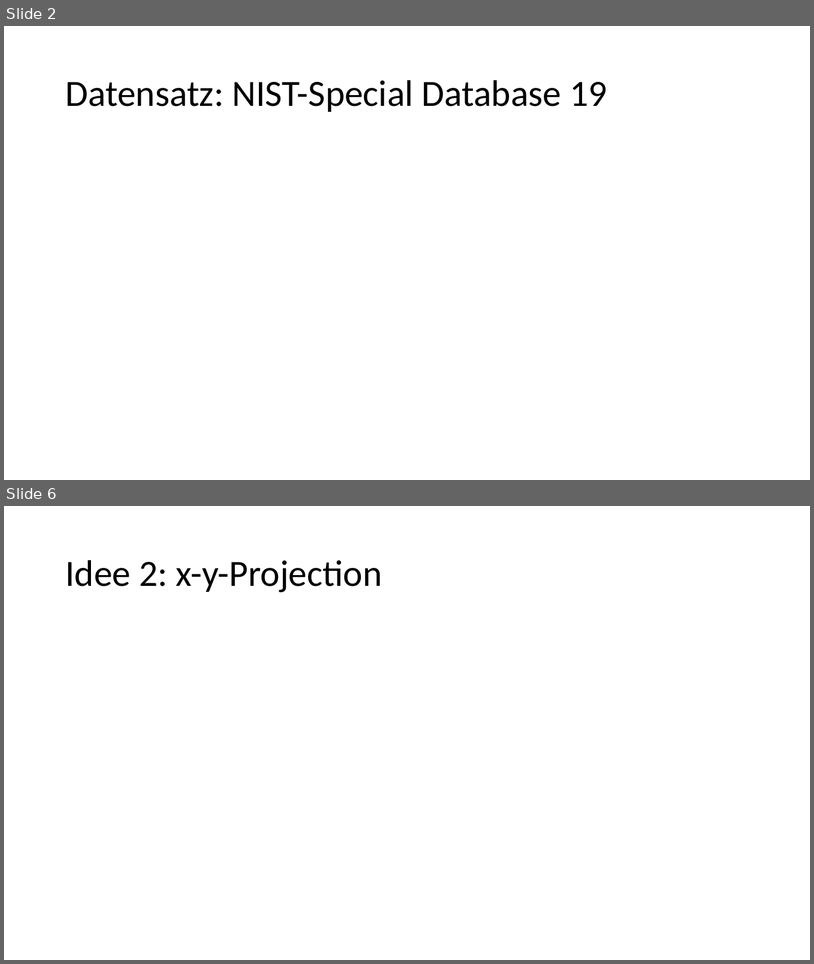
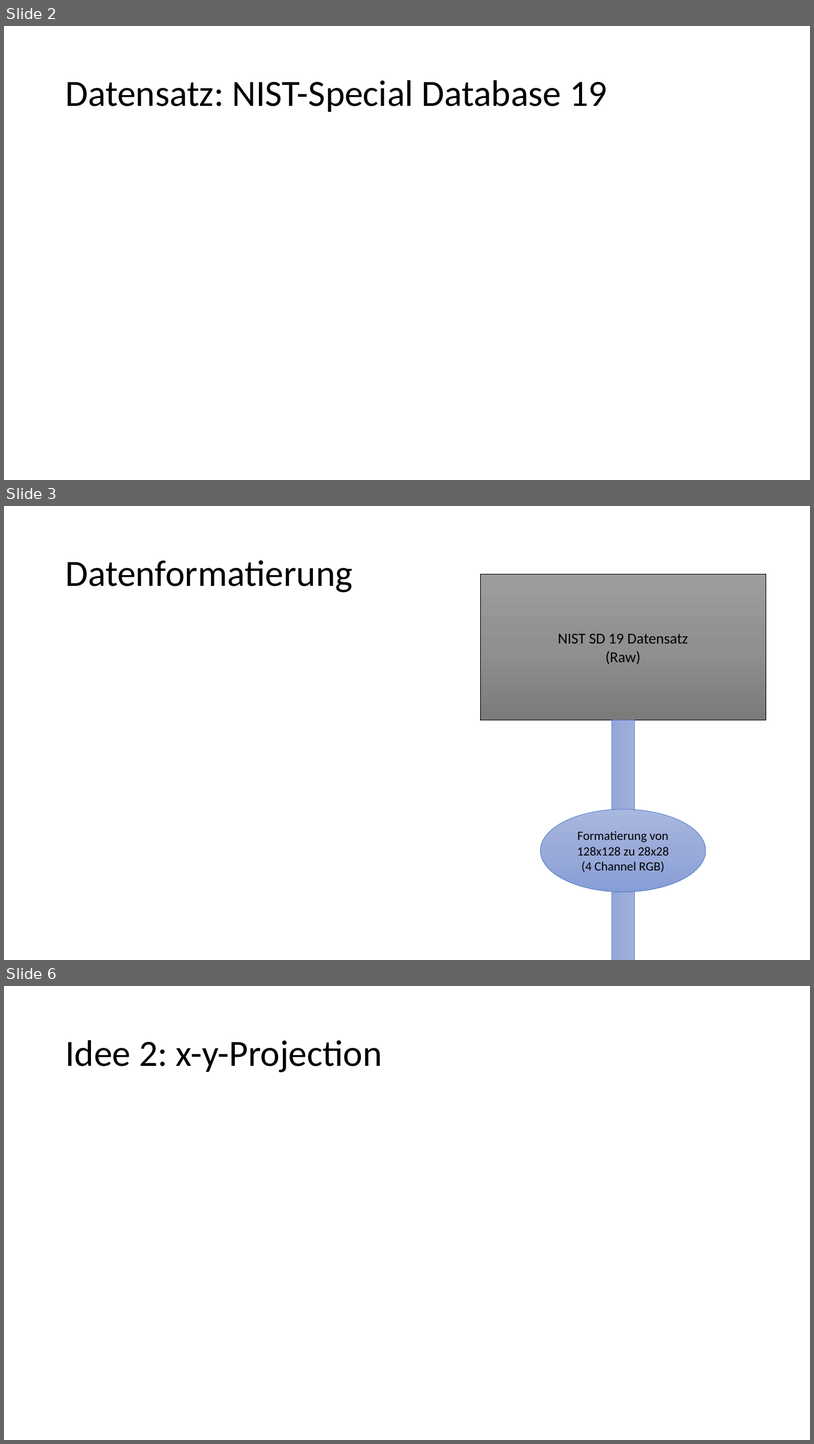
Before and after one commit to ageinpee/ComputerVision, a slide deck: project/Präsentation CV-Prak.pptx. Shown one above the other, each under a label of ours: slides 2 and 6 before the commit, slides 2, 3 and 6 after it; the slides between them are not shown. The pictures are 814x964 and 814x1444 pixels, drawn with LibreOffice and Linux fonts; fonts in the diff are those of the drawing. Boxes give left, top, right and bottom in pixels: in the first picture for what was removed or moved away, otherwise in the second. Text is boxed around its words. In the diff, an @@ line names an element or a change of style, - is before the commit and + after.

```diff
--- a/project/Präsentation CV-Prak.pptx
+++ b/project/Präsentation CV-Prak.pptx
@@ slide 3 added at (4,506,810,960), background #FFFFFF @@
@@ title added at (65,560,353,592), 44 pt, text #000000 @@
+Datenformatierung
@@ rectangle added at (481,574,766,720), fill gradient #9D9D9D to #909090 to #7C7C7C, outline #000000 0.5 pt, 18 pt, text #000000 @@
+NIST SD 19 Datensatz
+(Raw)
@@ right arrow added at (600,720,647,960), fill gradient #A8B7DF to #9AABD9 to #889ED7, outline #4472C4 0.5 pt @@
@@ ellipse added at (540,809,706,892), fill gradient #A8B7DF to #9AABD9 to #889ED7, outline #4472C4 0.5 pt, 15 pt, text #000000 @@
+Formatierung von 128x128 zu 28x28
+(4 Channel RGB)
```
Also in this commit, not shown: 2 slides changed, 1 other slide added, 2 slides removed.
